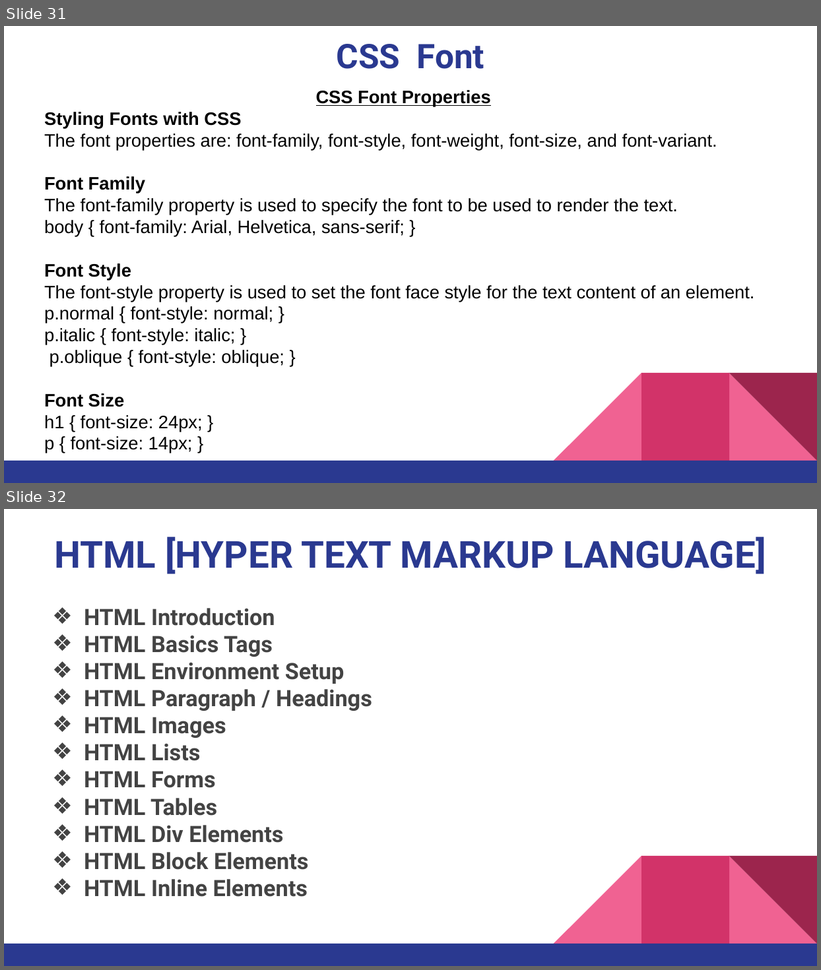
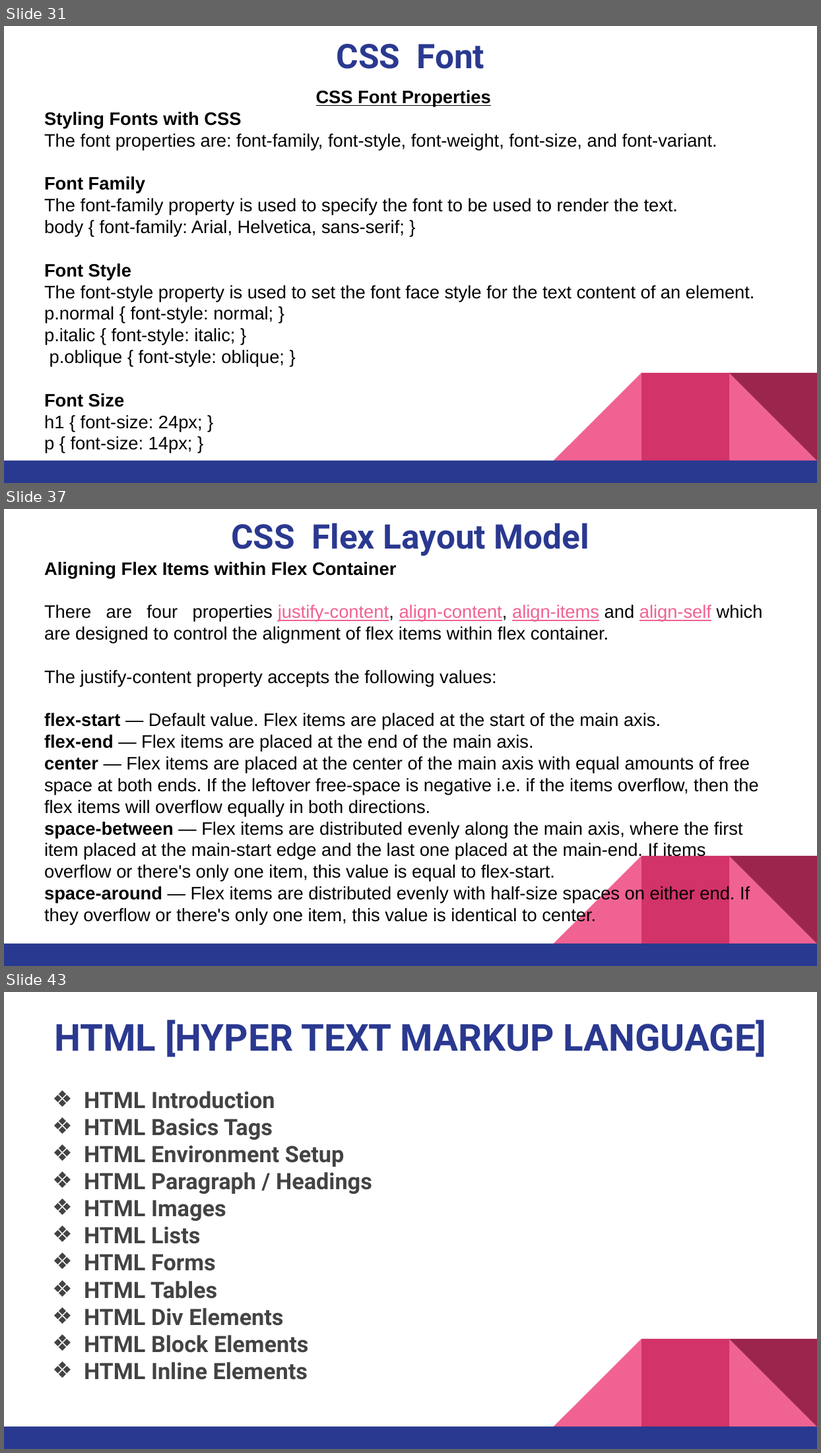
Before and after one commit to pnytrainingrepo/Webdevelopment, a slide deck: CSS Course.pptx. Shown one above the other, each under a label of ours: slides 31 and 32 before the commit, slides 31, 37 and 43 after it; the slides between them are not shown. The pictures are 821x970 and 821x1453 pixels, drawn with LibreOffice and Linux fonts; fonts in the diff are those of the drawing. Boxes give left, top, right and bottom in pixels: in the first picture for what was removed or moved away, otherwise in the second. Text is boxed around its words. In the diff, an @@ line names an element or a change of style, - is before the commit and + after.

```diff
--- a/CSS Course.pptx
+++ b/CSS Course.pptx
@@ slide 37 added at <box>4,509,817,966</box>, background #FFFFFF; not listed: 5 template elements that a slide beside it also shows @@
@@ title added at <box>231,523,589,556</box>, 30 pt, text #2A3990, bold @@
+CSS Flex Layout Model
@@ text added at <box>44,562,763,925</box>, 16 pt, text #000000 @@
+Aligning Flex Items within Flex Container
+There are four properties justify-content, align-content, align-items and align-self which are designed to control the alignment of flex items within flex container.
+The justify-content property accepts the following values:
+flex-start — Default value. Flex items are placed at the start of the main axis.
+flex-end — Flex items are placed at the end of the main axis.
+center — Flex items are placed at the center of the main axis with equal amounts of free space at both ends. If the leftover free-space is negative i.e. if the items overflow, then the flex items will overflow equally in both directions.
+space-between — Flex items are distributed evenly along the main axis, where the first item placed at the main-start edge and the last one placed at the main-end. If items overflow or there's only one item, this value is equal to flex-start.
+space-around — Flex items are distributed evenly with half-size spaces on either end. If they overflow or there's only one item, this value is identical to center.
@@ what was slide 32 is now slide 43 @@
```
Also in this commit, not shown: 10 other slides added, 35 other files.
